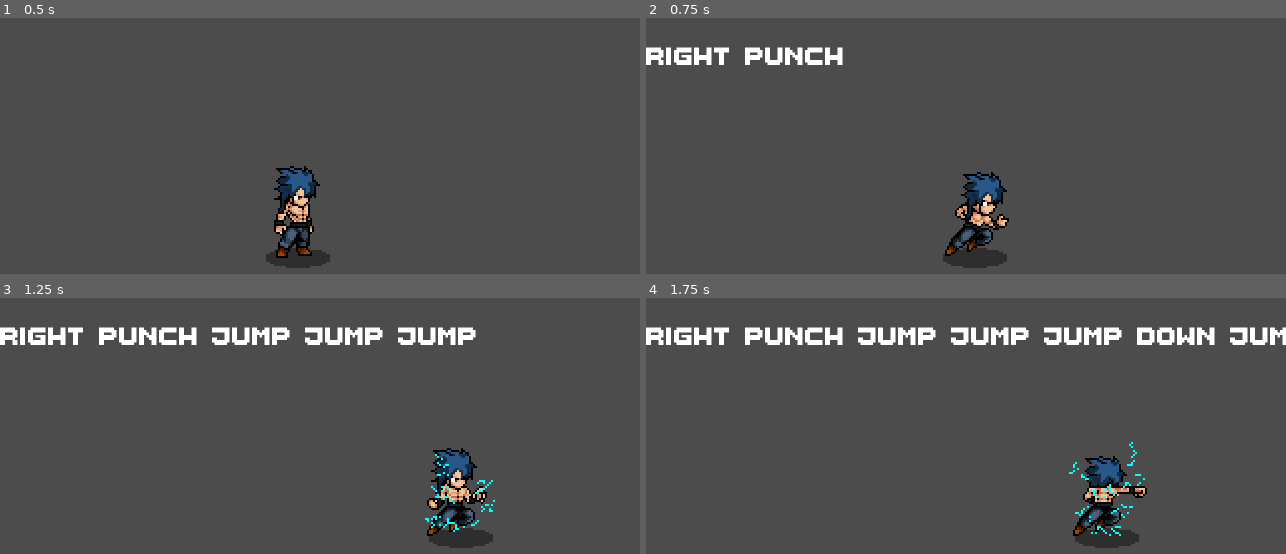
Above: before the commit, frames 1-4 (two rows, left to right).
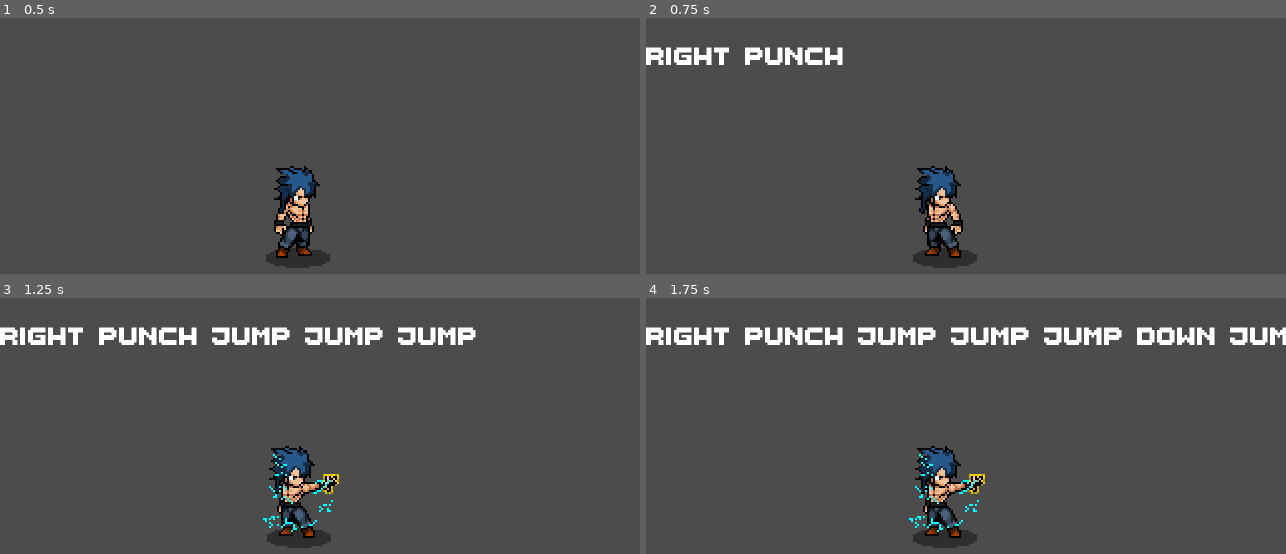
Above: after the commit, the same moments.

Repository: absolve/godotTestDemo
Game: Godot game, scene res://scene/main.tscn
The game is run twice, just before and just after one commit, with the same random seed, the same clock (stepped at 60 frames per second) and the same inputs.
Inputs:
- Up to frame 1 (0.5 s): no input
- Up to frame 2 (0.75 s): tap Enter at 0.5 s; hold D (right) from 0.53 s (still down); hold J (punch) from 0.53 s (still down)
- Up to frame 3 (1.25 s): keep holding D (right); keep holding J (punch); tap K (jump) at 0.77, 0.8, 1.07 s
- Up to frame 4 (1.75 s): release D (right) at 1.28 s; release J (punch) at 1.28 s; hold S (down) from 1.28 s (still down); tap K (jump) at 1.35, 1.52 s; tap J (punch) at 1.55 s

Frame 1 is identical in both runs. In frame 2, 3.9% of the frame differs, in the area x 41-57%, y 57-98%; in frame 3, 4.9%, in the area x 41-78%, y 57-98%; in frame 4, 4.7%.

Commit message:
更新代码

Diff:
--- a/godot3inputCombo/scene/player.tscn
+++ b/godot3inputCombo/scene/player.tscn
@@ -130,7 +130,7 @@
 "frames": [ SubResource( 17 ), SubResource( 18 ), SubResource( 19 ), SubResource( 20 ) ],
 "loop": true,
 "name": "default",
-"speed": 10.0
+"speed": 15.0
 } ]
 
 [sub_resource type="Animation" id=22]
@@ -271,7 +271,7 @@
 tracks/1/imported = false
 tracks/1/enabled = true
 tracks/1/keys = {
-"times": PoolRealArray( 0, 0.2, 0.4, 0.9 ),
+"times": PoolRealArray( 0, 0.2, 0.4, 0.6 ),
 "transitions": PoolRealArray( 1, 1, 1, 1 ),
 "update": 1,
 "values": [ 0, 1, 2, 3 ]
@@ -300,6 +300,18 @@
 "update": 1,
 "values": [ false, false, true, false ]
 }
+tracks/4/type = "value"
+tracks/4/path = NodePath(".:velocity")
+tracks/4/interp = 1
+tracks/4/loop_wrap = true
+tracks/4/imported = false
+tracks/4/enabled = true
+tracks/4/keys = {
+"times": PoolRealArray( 0 ),
+"transitions": PoolRealArray( 1 ),
+"update": 0,
+"values": [ Vector2( 0, 0 ) ]
+}
 
 [sub_resource type="Animation" id=48]
 resource_name = "skill2"
@@ -351,6 +363,18 @@
 "transitions": PoolRealArray( 1, 1, 1 ),
 "update": 1,
 "values": [ false, true, false ]
+}
+tracks/4/type = "value"
+tracks/4/path = NodePath(".:velocity")
+tracks/4/interp = 1
+tracks/4/loop_wrap = true
+tracks/4/imported = false
+tracks/4/enabled = true
+tracks/4/keys = {
+"times": PoolRealArray( 0, 0.5, 0.6, 1.4 ),
+"transitions": PoolRealArray( 1, 1, 1, 1 ),
+"update": 0,
+"values": [ Vector2( 0, 0 ), Vector2( 0, 0 ), Vector2( 200, 0 ), Vector2( 0, 0 ) ]
 }
 
 [sub_resource type="AnimationNodeAnimation" id=29]
@@ -438,13 +462,12 @@
 
 [node name="ani" type="AnimatedSprite" parent="."]
 frames = SubResource( 7 )
-animation = "attack3"
-frame = 1
+animation = "attack1"
 
 [node name="effect" type="AnimatedSprite" parent="."]
 visible = false
 frames = SubResource( 21 )
-frame = 3
+frame = 1
 
 [node name="shadow" type="Sprite" parent="."]
 show_behind_parent = true
--- a/godot3inputCombo/script/game.gd
+++ b/godot3inputCombo/script/game.gd
@@ -2,7 +2,13 @@
 
 #连招列表
 var combos=[{
-
+	'name':"skill1",
+	'combos':[["left","punch"],["right","punch"]],
+	'priority':0,
+},{
+	'name':"skill2",
+	'combos':[["up","down","punch"]],
+	'priority':0,
 }]
 
 #玩家状态
@@ -13,3 +19,8 @@
 	jump,
 	skill,
 }
+
+enum direction{
+	left,
+	right
+}
--- a/godot3inputCombo/script/player.gd
+++ b/godot3inputCombo/script/player.gd
@@ -11,14 +11,16 @@
 
 var inputList=[]  #按键列表记录
 var timer=0 # 定时器
-var timeDelay=5
-var velocity=Vector2.ZERO #速度
+var timeDelay=30
+export var velocity=Vector2.ZERO #速度
 var state=Game.state.idle
-
+var dir=Game.direction.right
 
 
 func _ready():
 	aniTree.active=true
+	combo.append_array(Game.combos)
+	print(combo)
 
 
 func add2InputList(key:String):
@@ -29,13 +31,21 @@
 #检查连招
 func checkCombo():
 	var temp = "".join(inputList)
-	print(temp)
+#	print(temp)
 	var existCombo=[]
 	for i in combo:
-		if temp.find_last(i)!=-1:
-			existCombo.append(i)
+		var combosList=i['combos']
+		for y in combosList:
+			var str1="".join(y)
+			if temp.find_last(str1)!=-1:
+				existCombo.append(i)
+				break
 	#如果有连招被触发就执行连招
-
+	if existCombo.size()>0:
+		var skill=existCombo[0].name
+		state=Game.state.skill
+		animation_state.travel(skill)
+		print(skill)
 
 func _physics_process(delta):
 
@@ -73,14 +83,16 @@
 		if Input.is_action_just_pressed("punch"):
 			state=Game.state.attack
 			animation_state.travel("punch1")
-		if Input.is_action_just_pressed("jump"):
-			state=Game.state.skill
-			animation_state.travel("skill2")
+#		if Input.is_action_just_pressed("jump"):
+#			state=Game.state.skill
+#			animation_state.travel("skill2")
 
 		if velocity.x>0:
 			ani.flip_h=false
+			dir=Game.direction.right
 		elif velocity.x<0:
 			ani.flip_h=true
+			dir=Game.direction.left
 
 		velocity = move_and_slide(velocity)
 	elif state==Game.state.attack:
@@ -95,8 +107,13 @@
 			else:
 				state=Game.state.idle
 	elif state==Game.state.skill:
-		print(animation_state.get_current_node())
-		print(animation_state.is_playing())
-		print(player.is_playing())
+#		print(animation_state.get_current_node())
+#		print(animation_state.is_playing())
+#		print(player.is_playing())
 		if !animation_state.get_current_node().begins_with("skill"):
 			state=Game.state.idle
+		if dir==Game.direction.left:
+			velocity=-velocity
+		velocity = move_and_slide(velocity)
+	#检查连招
+	checkCombo()
